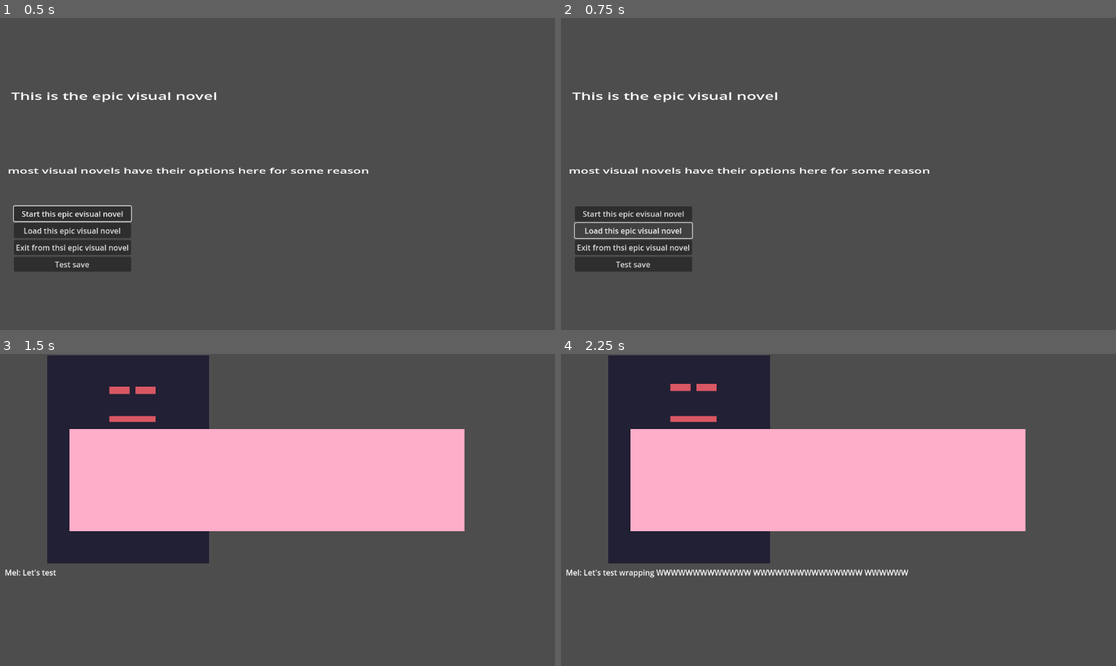
Above: before the commit, frames 1-4 (two rows, left to right).
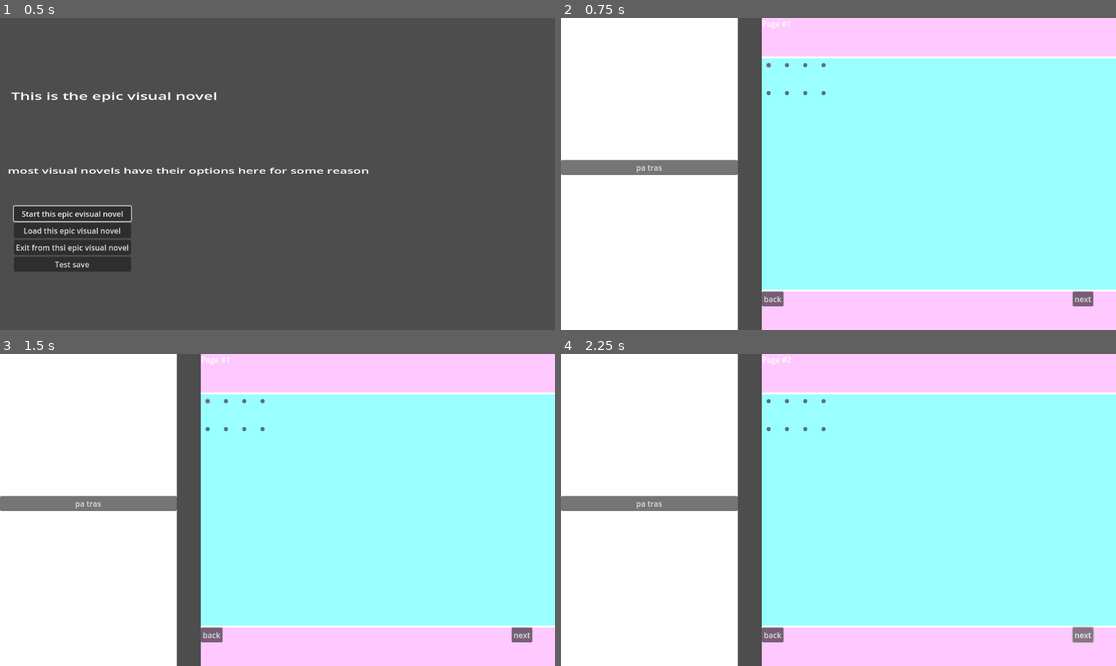
Above: after the commit, the same moments.

Repository: LuisGarrillo/Neo-Mel-vn
Game: Godot game, scene res://scenes/main.tscn
The game is run twice, just before and just after one commit, with the same random seed, the same clock (stepped at 60 frames per second) and the same inputs.
Inputs (mouse positions are in pixels of both pictures, inside the frame that each line leads up to):
- Up to frame 1 (0.5 s): no input
- Up to frame 2 (0.75 s): click "Load this epic visual novel" at 0.5 s
- Up to frame 3 (1.5 s): click (72, 550) at 1.25 s, where only the run before the commit has a clickable "Start this epic evisual novel"
- Up to frame 4 (2.25 s): click (1082, 634) at 2 s, where only the run after the commit has a clickable "next"

Frame 1 is identical in both runs. In frame 2, 96% of the frame differs, in the area x 0-100%, y 0-100%; in frame 3, 99%; in frame 4, 99%.

Commit message:
add implementation for loading and saving

Diff:
--- a/scenes/main.tscn
+++ b/scenes/main.tscn
@@ -10,5 +10,6 @@
 [node name="Title" parent="." instance=ExtResource("2_mqx4f")]
 
 [connection signal="exit" from="Title" to="." method="game_exit"]
-[connection signal="load" from="Title" to="." method="load_game"]
+[connection signal="load" from="Title" to="." method="set_save_load_game"]
+[connection signal="save" from="Title" to="." method="save_data"]
 [connection signal="start" from="Title" to="." method="game_start"]
--- a/scripts/main.gd
+++ b/scripts/main.gd
@@ -3,7 +3,11 @@
 const PAUSE = preload("res://scenes/ui/pause.tscn")
 const SCENE_FRAME = preload("res://scenes/frames/scene_frame.tscn")
 const SAVE_LOAD = preload("res://scenes/ui/save_load.tscn")
+const FileHandler = preload("res://scripts/file_handle/file_handler.gd")
+
 var on_title : bool = true
+var day: int
+var scene: int
 var game
 var save_load
 var pause_menu : PauseMenu
@@ -13,7 +17,7 @@
 	check_input()
 
 func connect_pause_signals():
-	pause_menu.load.connect(load_game)
+	pause_menu.load.connect(set_save_load_game)
 	pause_menu.status.connect(check_status)
 	pause_menu.resume.connect(handle_pause)
 	pause_menu.title.connect(go_back)
@@ -43,14 +47,16 @@
 	remove_child(title)
 	add_child(game)
 
-func load_game() -> void:
+func set_save_load_game(mode) -> void:
 	if on_title:
 		toggle_pause()
 		remove_child(title)
 	save_load = SAVE_LOAD.instantiate()
-	save_load.set_up_mode("load")
+	save_load.set_up_mode(mode)
 	save_load.previous_screen = "title"
 	save_load.return_back.connect(go_back)
+	save_load.save.connect(save_data)
+	save_load.load.connect(load_data)
 	go_back_screens["save_load"] = save_load
 	add_child(save_load)
 
@@ -78,3 +84,21 @@
 		remove_child(child)
 
 	add_child(title)
+
+func save_data(index, content):
+	print("saving")
+	var fh = FileHandler.new()
+	fh.save_to_file("user://sav" + String.num_int64(index) + ".json", JSON.stringify(content))
+	fh = null
+
+func load_data(content):
+	if on_title:
+		toggle_pause()
+		remove_child(save_load)
+		save_load = null
+		game_start()
+	else:
+		pass
+	game.clear_scene()
+	game.set_day_and_scene(content["day"], content["scene"])
+	game.set_up_scene()
